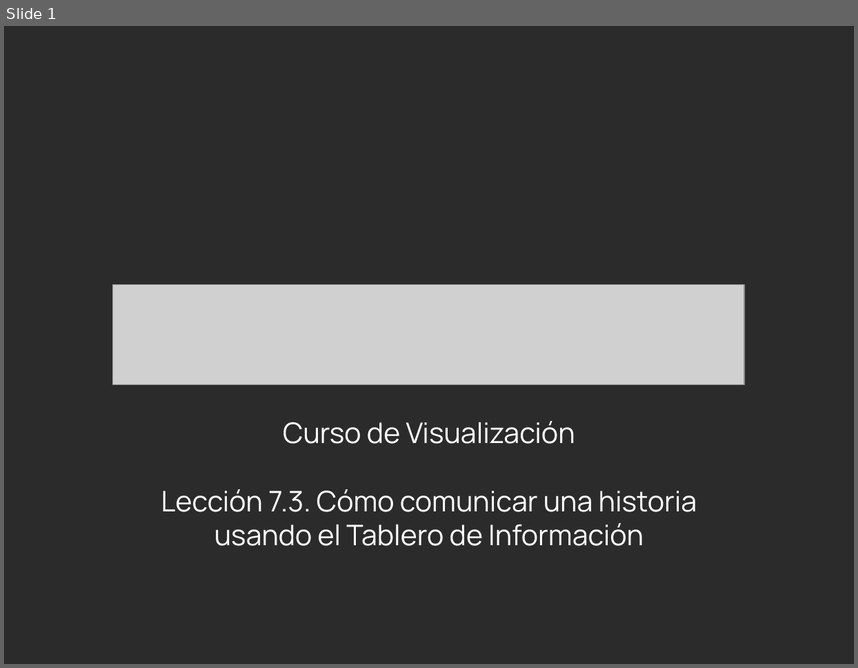
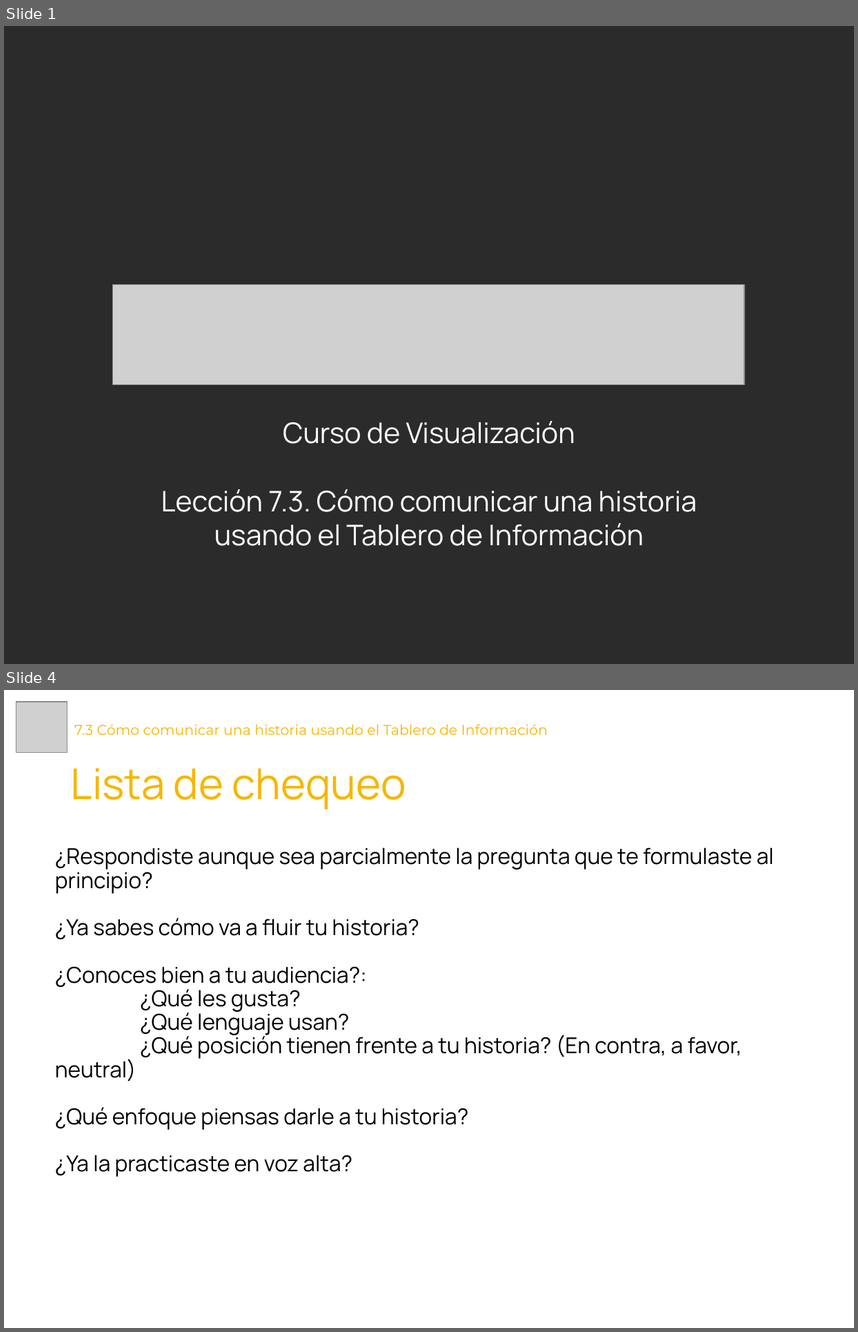
Before and after one commit to Laboratoria/curriculum, a slide deck: 18-data-visualization/Contenido Semana 3/7.3. Presentación - Cómo comunicar una historia usando el Tablero de Información.pptx. Shown one above the other, each under a label of ours: slide 1 before the commit, slides 1 and 4 after it; the slides between them are not shown. The pictures are 858x668 and 858x1332 pixels, drawn with LibreOffice and Linux fonts; fonts in the diff are those of the drawing; grey boxes stand for pictures; background and template pictures are left out; a plain dark background stands for a picture behind light text. Boxes give left, top, right and bottom in pixels: in the first picture for what was removed or moved away, otherwise in the second. Text is boxed around its words. In the diff, an @@ line names an element or a change of style, - is before the commit and + after.

```diff
--- a/18-data-visualization/Contenido Semana 3/7.3. Presentación - Cómo comunicar una historia usando el Tablero de Información.pptx
+++ b/18-data-visualization/Contenido Semana 3/7.3. Presentación - Cómo comunicar una historia usando el Tablero de Información.pptx
@@ slide 4 added at (x1=4, y1=690, x2=854, y2=1328), background #FFFFFF @@
@@ picture added at (x1=16, y1=702, x2=67, y2=753) @@
@@ title added at (x1=74, y1=724, x2=548, y2=735), 12 pt, text #F7B600 @@
+7.3 Cómo comunicar una historia usando el Tablero de Información
@@ text added at (x1=71, y1=768, x2=406, y2=809), 36 pt, text #F7B600 @@
+Lista de chequeo
@@ text added at (x1=55, y1=847, x2=774, y2=1176), 18.5 pt, text #000000 @@
+¿Respondiste aunque sea parcialmente la pregunta que te formulaste al principio?
+¿Ya sabes cómo va a fluir tu historia?
+¿Conoces bien a tu audiencia?:
+¿Qué les gusta?
+¿Qué lenguaje usan?
+¿Qué posición tienen frente a tu historia? (En contra, a favor, neutral)
+¿Qué enfoque piensas darle a tu historia?
+¿Ya la practicaste en voz alta?
```
Also in this commit, not shown: 1 slide changed, 1 other slide added, 9 other files.
